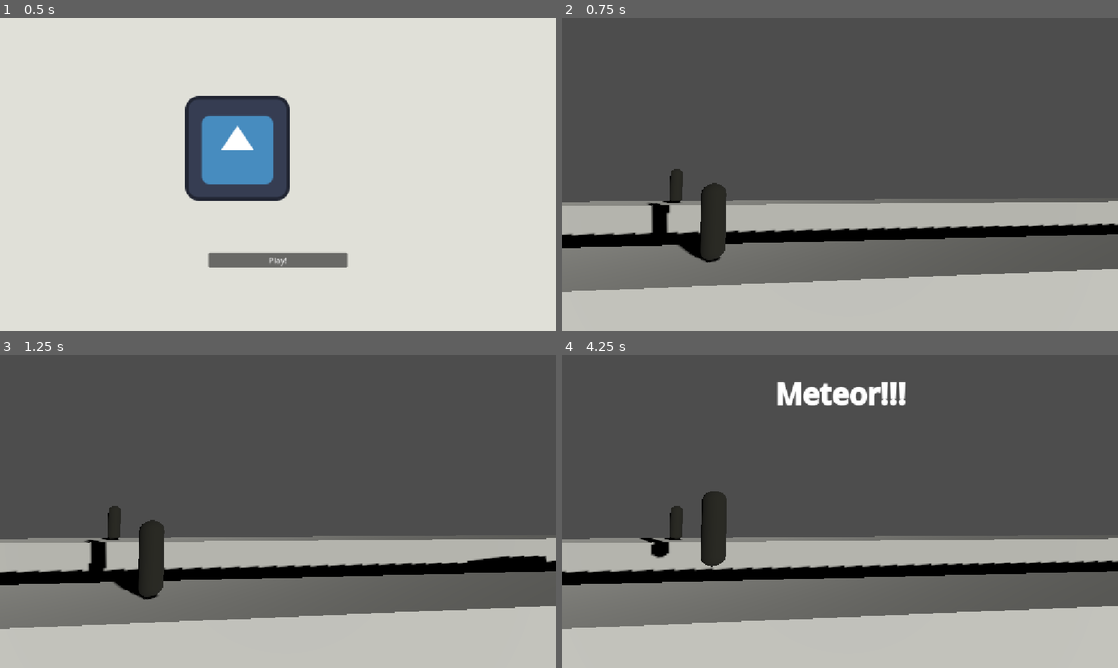
Above: before the commit, frames 1-4 (two rows, left to right).
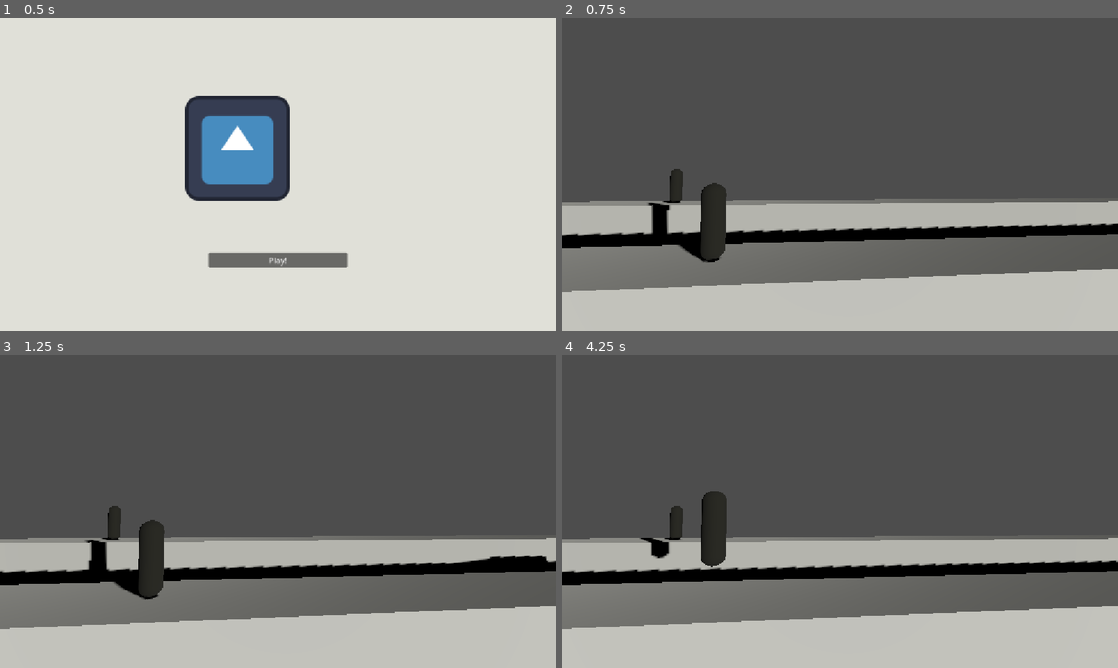
Above: after the commit, the same moments.

Repository: wombatus2137/parallax-run
Game: Godot game, scene res://menu/main_menu.tscn
Same seed, same stepped clock (60 frames per second), same inputs: the game is played once before the commit and once after it. The engine's default icon, where the game draws it, is replaced by a stand-in: a white triangle on a blue panel in a dark square.
Inputs:
- Up to frame 1 (0.5 s): no input
- Up to frame 2 (0.75 s): click "Play!" at 0.5 s
- Up to frame 3 (1.25 s): no input
- Up to frame 4 (4.25 s): tap S (crouch) every 0.75 s from 1.35 to 3.6 s; tap W (jump) at 1.52, 2.27, 3.77 s

Frame 1 is identical in both runs. In frame 2, 0.6% of the frame differs, in the area x 0-100%, y 58-79%; in frame 3, 0.5%; in frame 4, 1.8%, in the area x 0-100%, y 8-70%.

Commit message:
refactor: move whole game 1m down

Diff:
--- a/game/game.tscn
+++ b/game/game.tscn
@@ -35,7 +35,7 @@
 vertical_alignment = 1
 
 [node name="Camera3D" type="Camera3D" parent="." unique_id=1429334383]
-transform = Transform3D(0.99619484, -0.0038016797, -0.08707279, 0, 0.99904823, -0.04361939, 0.087155744, 0.043453403, 0.9952467, 2, 1.7, 2.5)
+transform = Transform3D(0.99619484, -0.0038016797, -0.08707279, 0, 0.99904823, -0.04361939, 0.087155744, 0.043453403, 0.9952467, 2, 0.7, 2.5)
 far = 10.0
 
 [node name="DirectionalLight3D" type="DirectionalLight3D" parent="Camera3D" unique_id=13938930]
@@ -43,7 +43,7 @@
 shadow_enabled = true
 
 [node name="GroundNear" type="StaticBody3D" parent="." unique_id=1805331631]
-transform = Transform3D(1, 0, 0, 0, 1, 0, 0, 0, 1, 1450, 0.5, 0.5)
+transform = Transform3D(1, 0, 0, 0, 1, 0, 0, 0, 1, 1450, -0.5, 0.5)
 collision_mask = 0
 
 [node name="CollisionShape3D" type="CollisionShape3D" parent="GroundNear" unique_id=1939765299]
@@ -54,7 +54,7 @@
 surface_material_override/0 = SubResource("StandardMaterial3D_vasa2")
 
 [node name="GroundFar" type="StaticBody3D" parent="." unique_id=1070500466]
-transform = Transform3D(1, 0, 0, 0, 1, 0, 0, 0, 1, 1450, 0.7, -2)
+transform = Transform3D(1, 0, 0, 0, 1, 0, 0, 0, 1, 1450, -0.3, -2)
 collision_mask = 0
 
 [node name="CollisionShape3D" type="CollisionShape3D" parent="GroundFar" unique_id=637088821]
@@ -65,16 +65,15 @@
 surface_material_override/0 = SubResource("StandardMaterial3D_h7iqs")
 
 [node name="Player" parent="." unique_id=1984117945 instance=ExtResource("1_l1rk1")]
-transform = Transform3D(1, 0, 0, 0, 1, 0, 0, 0, 1, 1, 1.35, 0.5)
+transform = Transform3D(1, 0, 0, 0, 1, 0, 0, 0, 1, 1, 0.35, 0.5)
 
 [node name="Player2" parent="." unique_id=1095472055 instance=ExtResource("1_l1rk1")]
-transform = Transform3D(1, 0, 0, 0, 1, 0, 0, 0, 1, -1, 1.7, -2)
+transform = Transform3D(1, 0, 0, 0, 1, 0, 0, 0, 1, -1, 0.7, -2)
 jump_input = &"jump_p2"
 crouch_input = &"crouch_p2"
 
 [node name="Pit" parent="." unique_id=1981660112 instance=ExtResource("2_vasa2")]
-transform = Transform3D(1, 0, 0, 0, 1, 0, 0, 0, 1, 13, 1, 0.5)
+transform = Transform3D(1, 0, 0, 0, 1, 0, 0, 0, 1, 13, 0, 0.5)
 
 [node name="Meteor" parent="." unique_id=1907409397 instance=ExtResource("4_4fuuu")]
-transform = Transform3D(1, 0, 0, 0, 1, 0, 0, 0, 1, 33, 9, 0.5)
-is_early = true
+transform = Transform3D(1, 0, 0, 0, 1, 0, 0, 0, 1, 33, 8, 0.5)
